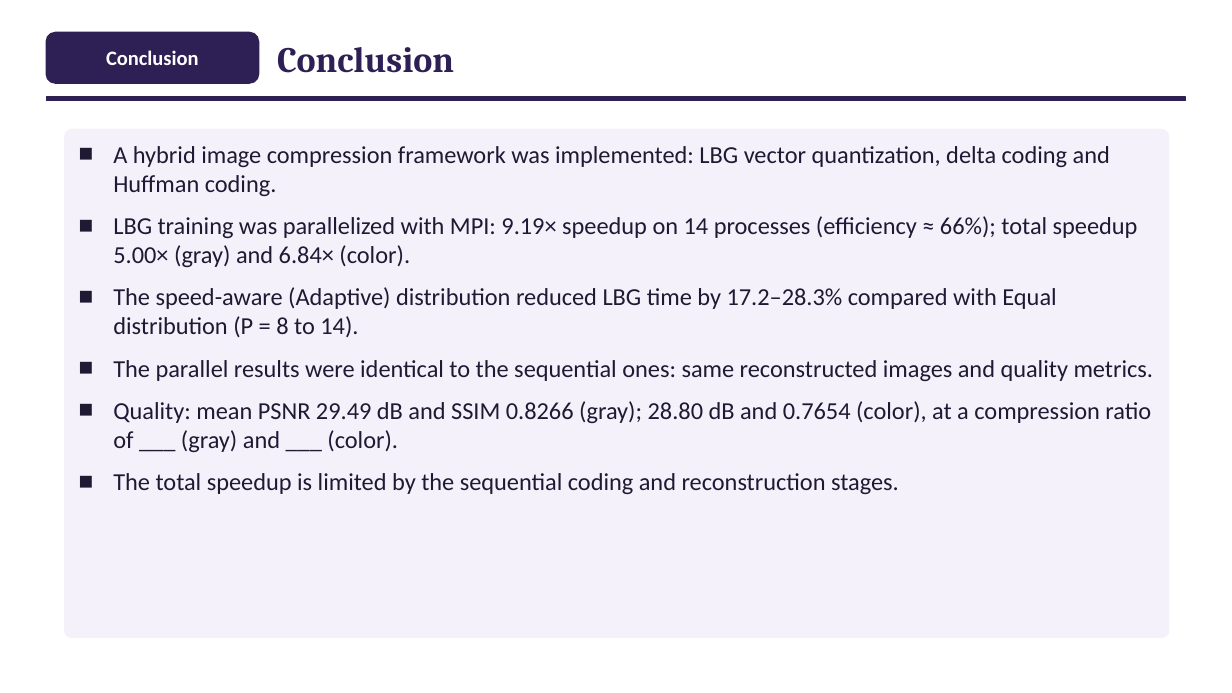
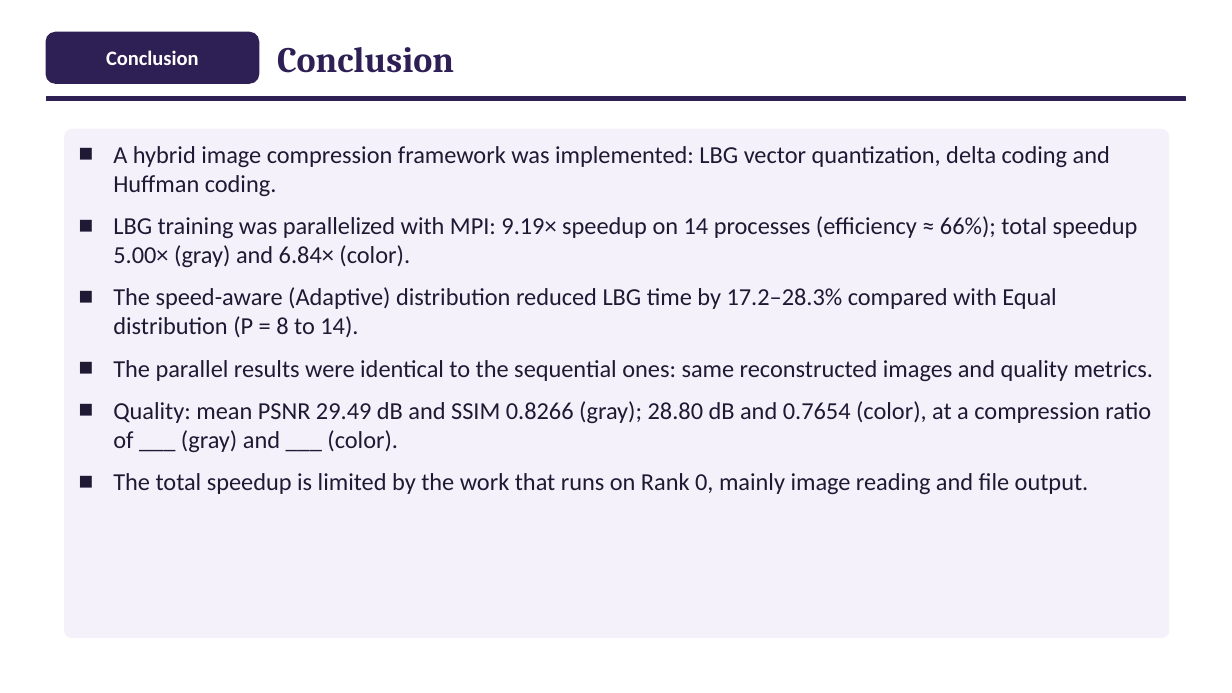
Before and after one commit to ibtihal-cpu/mihk, a slide deck: slide 31 of results/seminar/figs/Seminar_Ibtihal_FINAL.pptx. Drawn at 1232x693 pixels with LibreOffice and Linux fonts; fonts in the diff are those of the drawing. Boxes give left, top, right and bottom in pixels: in the first picture for what was removed or moved away, otherwise in the second. Text is boxed around its words. In the diff, an @@ line names an element or a change of style, - is before the commit and + after.

```diff
--- a/results/seminar/figs/Seminar_Ibtihal_FINAL.pptx
+++ b/results/seminar/figs/Seminar_Ibtihal_FINAL.pptx
@@ text at [113, 473, 1089, 494]: text changed @@
-■ The total speedup is limited by the sequential coding and reconstruction stages.
+■ The total speedup is limited by the work that runs on Rank 0, mainly image reading and file output.
```
Also in this commit, not shown: 3 other slides changed, 4 other files.
